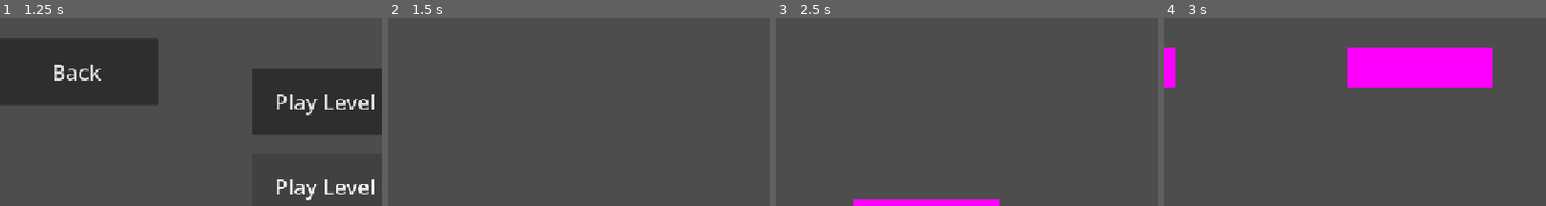
Above: before the commit, frames 1-4 (left to right).
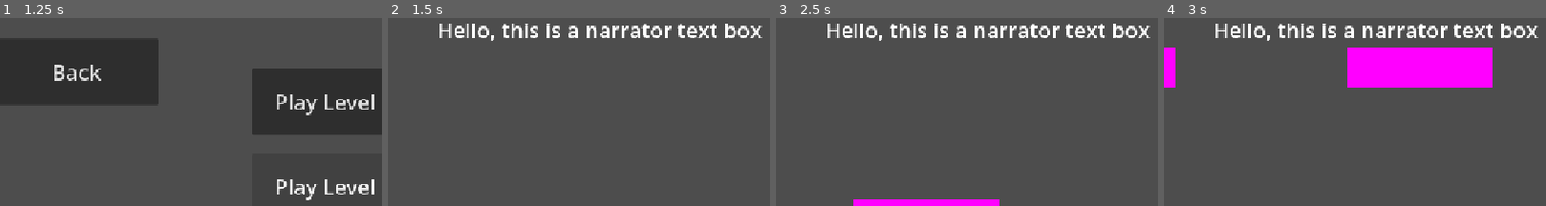
Above: after the commit, the same moments.

Repository: assembakr00/fall-jam
Game: Godot game, scene res://scenes/gui/menus/main_menu.tscn
Two runs of this game, one before a commit and one after it. Both use one fixed random seed, a clock stepped at 60 frames per second and the inputs below.
Inputs:
- Up to frame 1 (1.25 s): click "Play" at 0.5 s
- Up to frame 2 (1.5 s): click "Play Level 1" at 1.25 s
- Up to frame 3 (2.5 s): tap Enter at 2 s; hold D (move_right) from 2.03 s (still down); tap W (move_up) at 2.27 s
- Up to frame 4 (3 s): keep holding D (move_right)
The pictures show only the part of the screen within x 4-54%, y 0-50%; the shares and areas given below are measured in that part.

Frame 1 is identical in both runs. In frame 2, 2.9% of the frame differs, in the area x 13-98%, y 3-13%; in frame 3, 2.9%; in frame 4, 2.9%.

Commit message:
Added a basic narrative text box

Diff:
--- a/project.godot
+++ b/project.godot
@@ -1,3 +1,11 @@
+; Engine configuration file.
+; It's best edited using the editor UI and not directly,
+; since the parameters that go here are not all obvious.
+;
+; Format:
+;   [section] ; section goes between []
+;   param=value ; assign values to parameters
+
 config_version=5
 
 [application]
--- /dev/null
+++ b/scenes/gui/narrative_box.tscn
@@ -0,0 +1,18 @@
+[gd_scene format=3 uid="uid://qv33wtajxomn"]
+
+[node name="NarrativeBox" type="Control" unique_id=369282519]
+layout_mode = 3
+anchors_preset = 15
+anchor_right = 1.0
+anchor_bottom = 1.0
+grow_horizontal = 2
+grow_vertical = 2
+
+[node name="NarraterText" type="RichTextLabel" parent="." unique_id=1309258030]
+layout_mode = 0
+offset_left = 123.0
+offset_top = 4.0
+offset_right = 1033.0
+offset_bottom = 161.0
+theme_override_font_sizes/normal_font_size = 32
+text = "Hello, this is a narrator text box"
--- a/scenes/player/player.tscn
+++ b/scenes/player/player.tscn
@@ -2,6 +2,7 @@
 
 [ext_resource type="Texture2D" uid="uid://jo7f4q5hi3is" path="res://assets/player/player_programmer_art.png" id="1_8afob"]
 [ext_resource type="Script" uid="uid://cewi11la61nwd" path="res://scripts/player/player.gd" id="1_dovo2"]
+[ext_resource type="PackedScene" uid="uid://qv33wtajxomn" path="res://scenes/gui/narrative_box.tscn" id="3_gmlin"]
 
 [sub_resource type="RectangleShape2D" id="RectangleShape2D_v5vfr"]
 size = Vector2(64, 95.999985)
@@ -30,3 +31,9 @@
 sprite_frames = SubResource("SpriteFrames_iytbh")
 
 [node name="Camera2D" type="Camera2D" parent="." unique_id=291714380]
+
+[node name="NarrativeBox" parent="." unique_id=369282519 instance=ExtResource("3_gmlin")]
+offset_left = -576.0
+offset_top = -324.0
+offset_right = -576.0
+offset_bottom = -324.0
